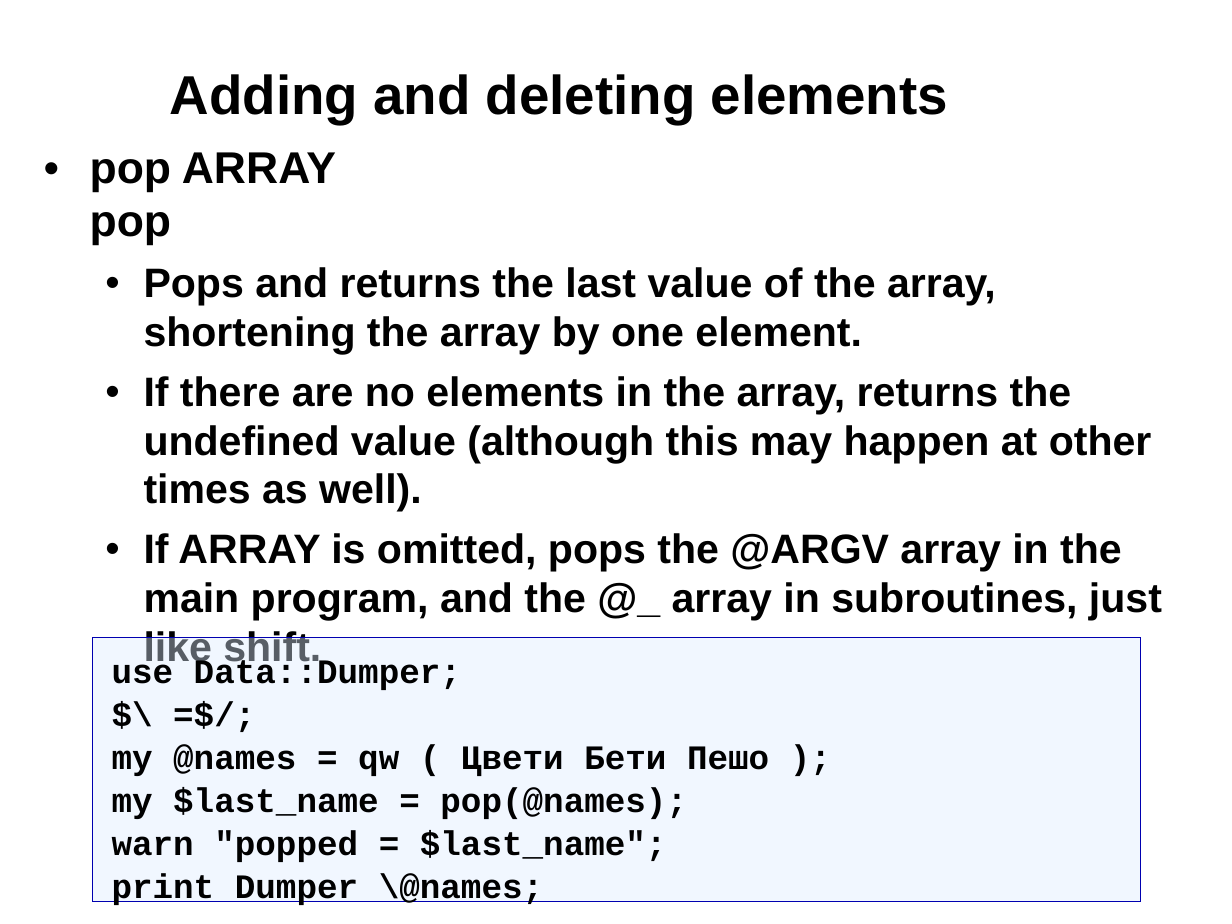
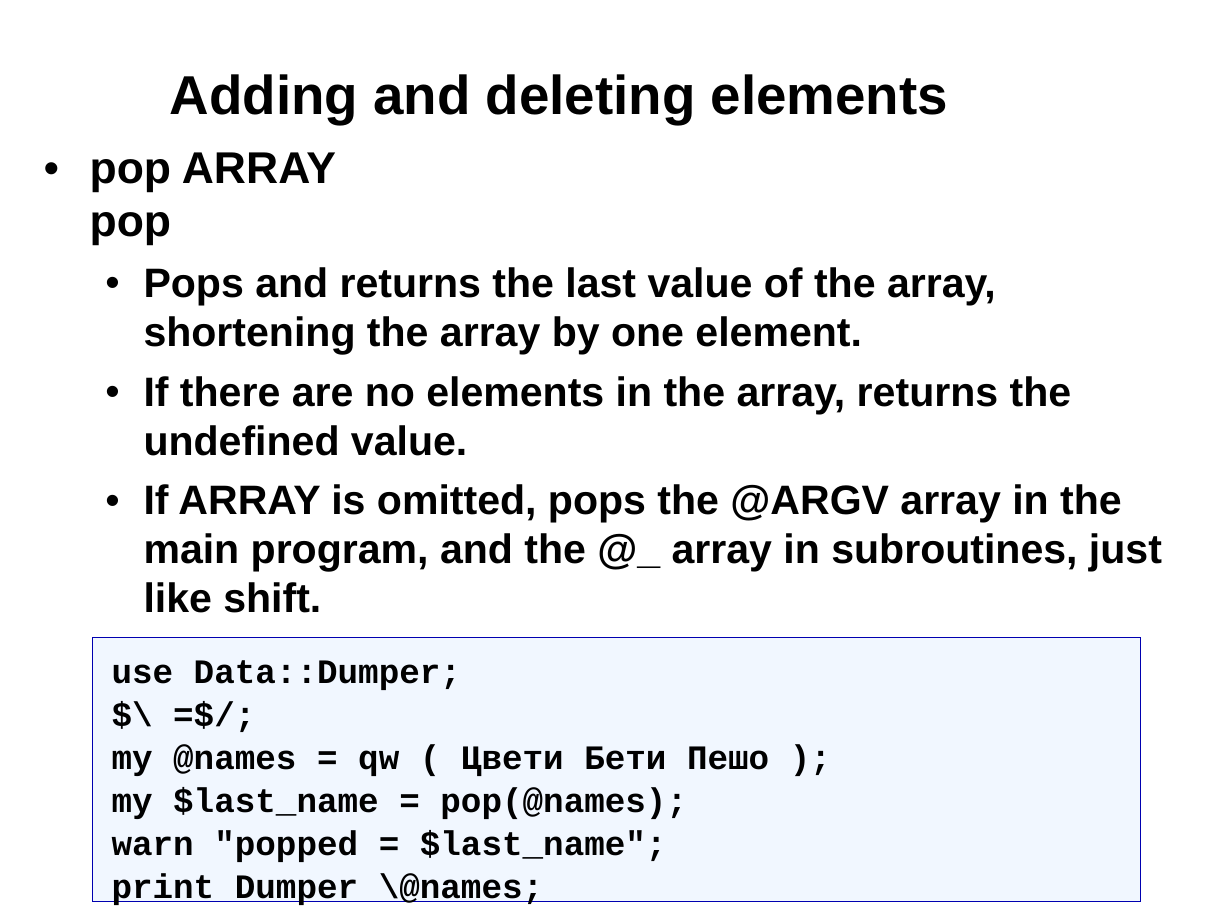
Before and after one commit to kberov/PerlProgrammingCourse, a slide deck: slide 12 of 03_list_and_arrays.odp. Drawn at 1232x924 pixels with LibreOffice and Linux fonts; fonts in the diff are those of the drawing; background and template pictures are left out. Boxes give left, top, right and bottom in pixels: in the first picture for what was removed or moved away, otherwise in the second. Text is boxed around its words. In the diff, an @@ line names an element or a change of style, - is before the commit and + after.

```diff
--- a/03_list_and_arrays.odp
+++ b/03_list_and_arrays.odp
@@ text at (144, 376, 1072, 456): text changed @@
-  • If there are no elements in the array, returns the undefined value (although this may happen at other times as well).
+  • If there are no elements in the array, returns the undefined value.
```
Also in this commit, not shown: 5 other slides changed, 1 other file.
